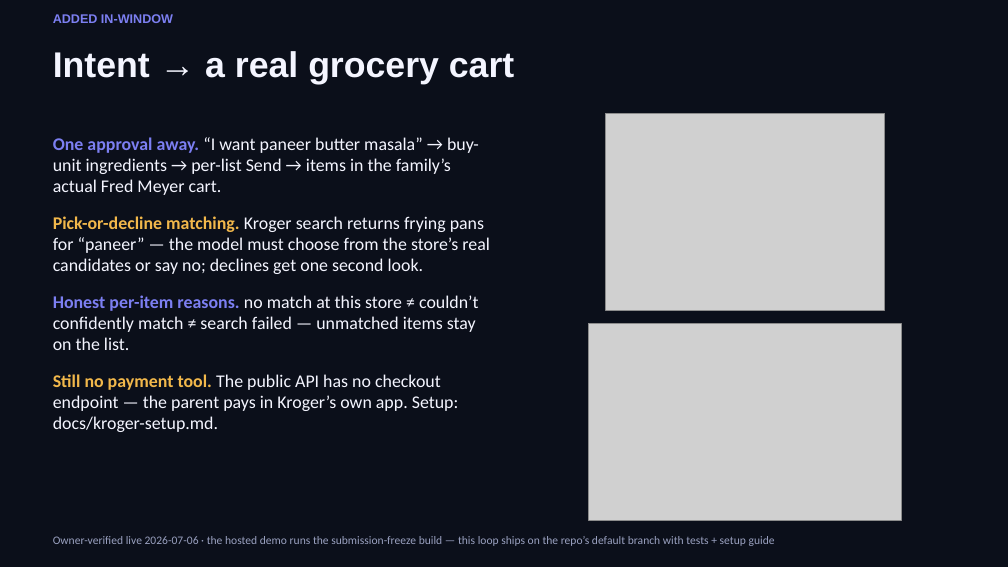
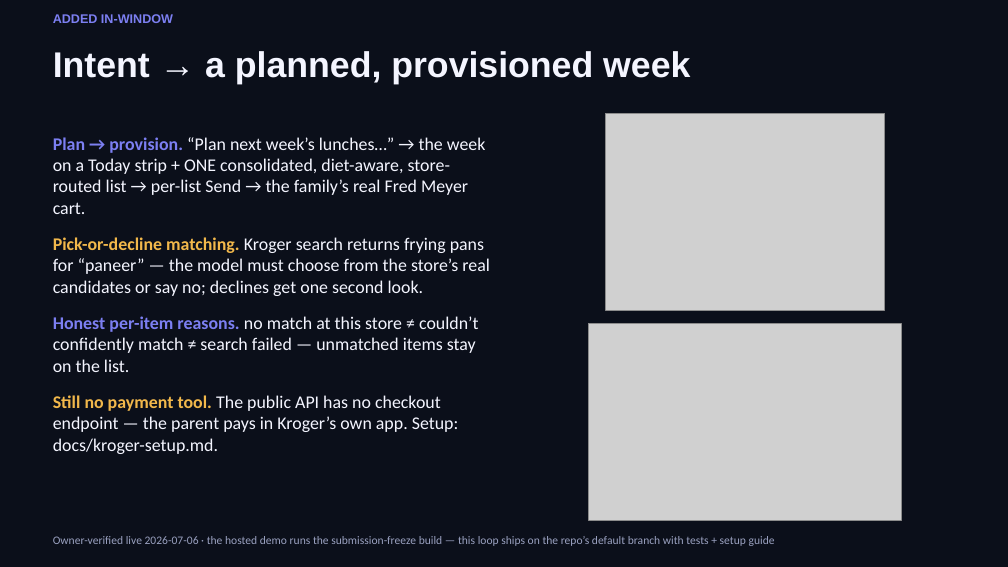
Before and after one commit to msampath/fam-hub, a slide deck: slide 7 of planning/video-deck.pptx. Drawn at 1008x567 pixels with LibreOffice and Linux fonts; fonts in the diff are those of the drawing; grey boxes stand for pictures. Boxes give left, top, right and bottom in pixels: in the first picture for what was removed or moved away, otherwise in the second. Text is boxed around its words. In the diff, an @@ line names an element or a change of style, - is before the commit and + after.

```diff
--- a/planning/video-deck.pptx
+++ b/planning/video-deck.pptx
@@ text at bbox=[53, 51, 690, 84]: text changed @@
-Intent → a real grocery cart
+Intent → a planned, provisioned week
@@ text at bbox=[53, 137, 486, 214]: text changed @@
-One approval away. “I want paneer butter masala” → buy-unit ingredients → per-list Send → items in the family’s actual Fred Meyer cart.
+Plan → provision. “Plan next week’s lunches…” → the week on a Today strip + ONE consolidated, diet-aware, store-routed list → per-list Send → the family’s real Fred Meyer cart.
```
Also in this commit, not shown: 1 other slide changed.
